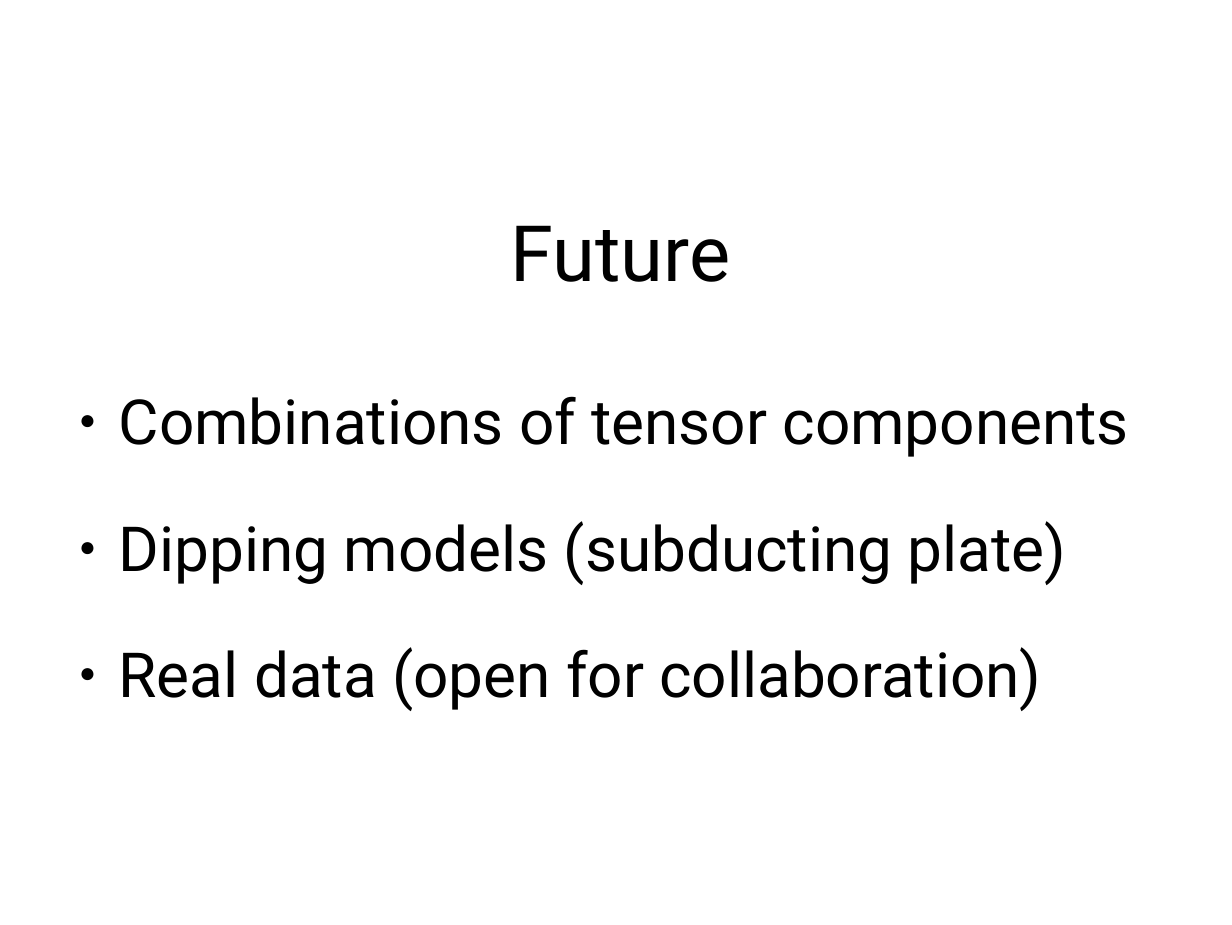
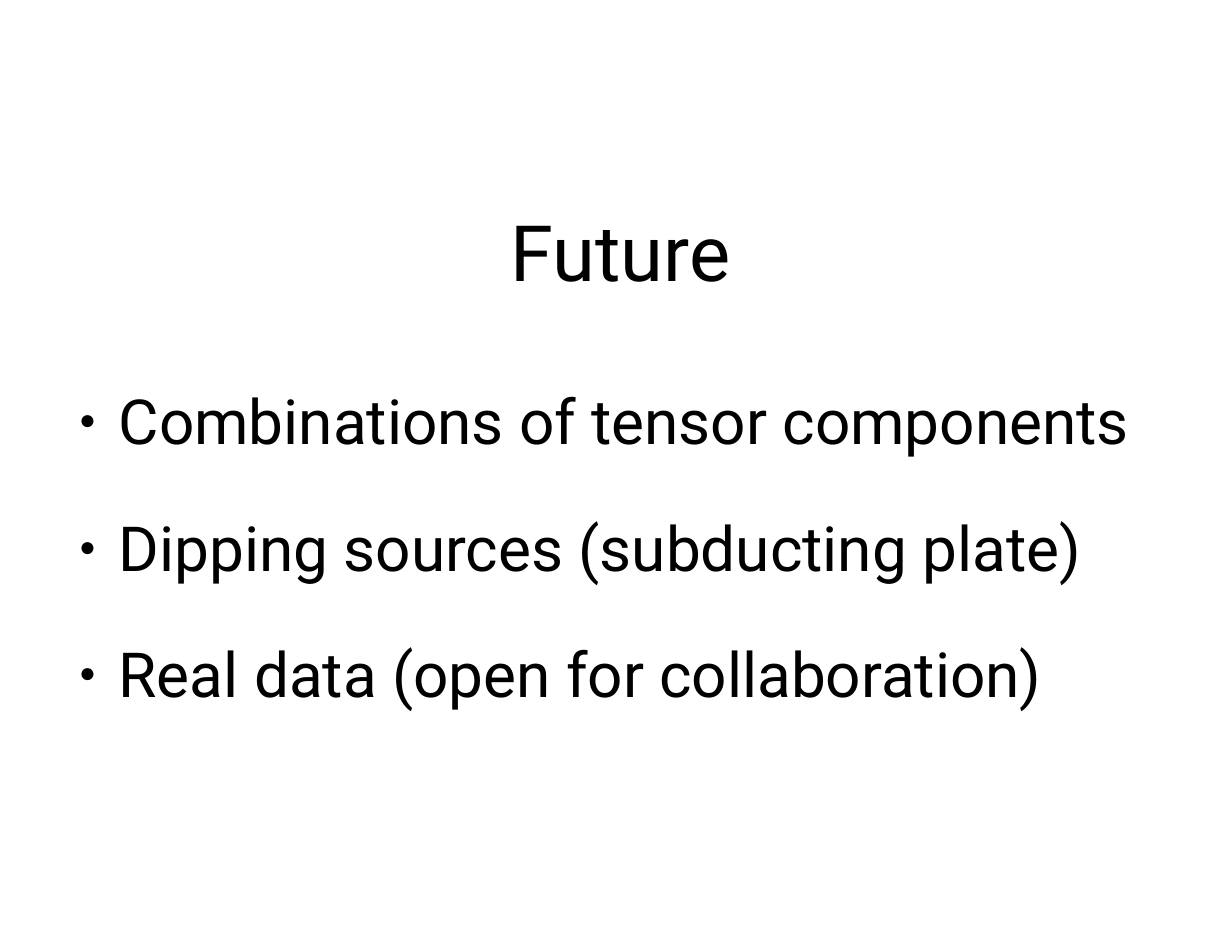
Before and after one commit to leouieda/egu2014, a slide deck: slide 51 of presentation/slides.odp (slide 62 before the commit). Drawn at 1232x925 pixels with LibreOffice and Linux fonts; fonts in the diff are those of the drawing. Boxes give left, top, right and bottom in pixels: in the first picture for what was removed or moved away, otherwise in the second. Text is boxed around its words. In the diff, an @@ line names an element or a change of style, - is before the commit and + after.

```diff
--- a/presentation/slides.odp
+++ b/presentation/slides.odp
@@ text at (119, 521, 1080, 585): text changed @@
-● Dipping models (subducting plate)
+● Dipping sources (subducting plate)
```
Also in this commit, not shown: 2 other slides changed, 2 slides added, 1 other file.
